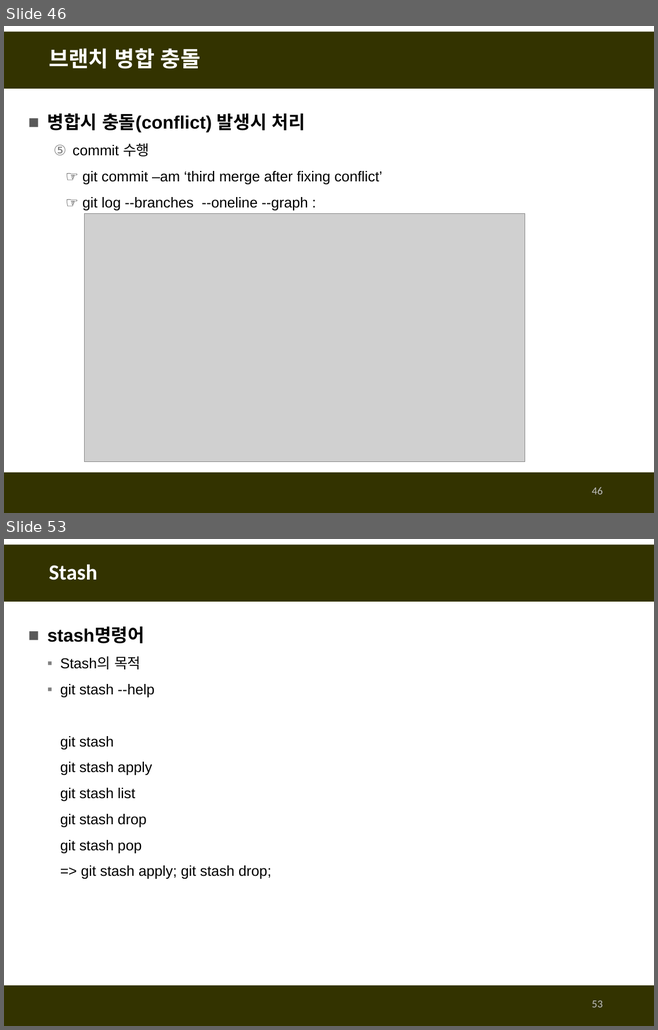
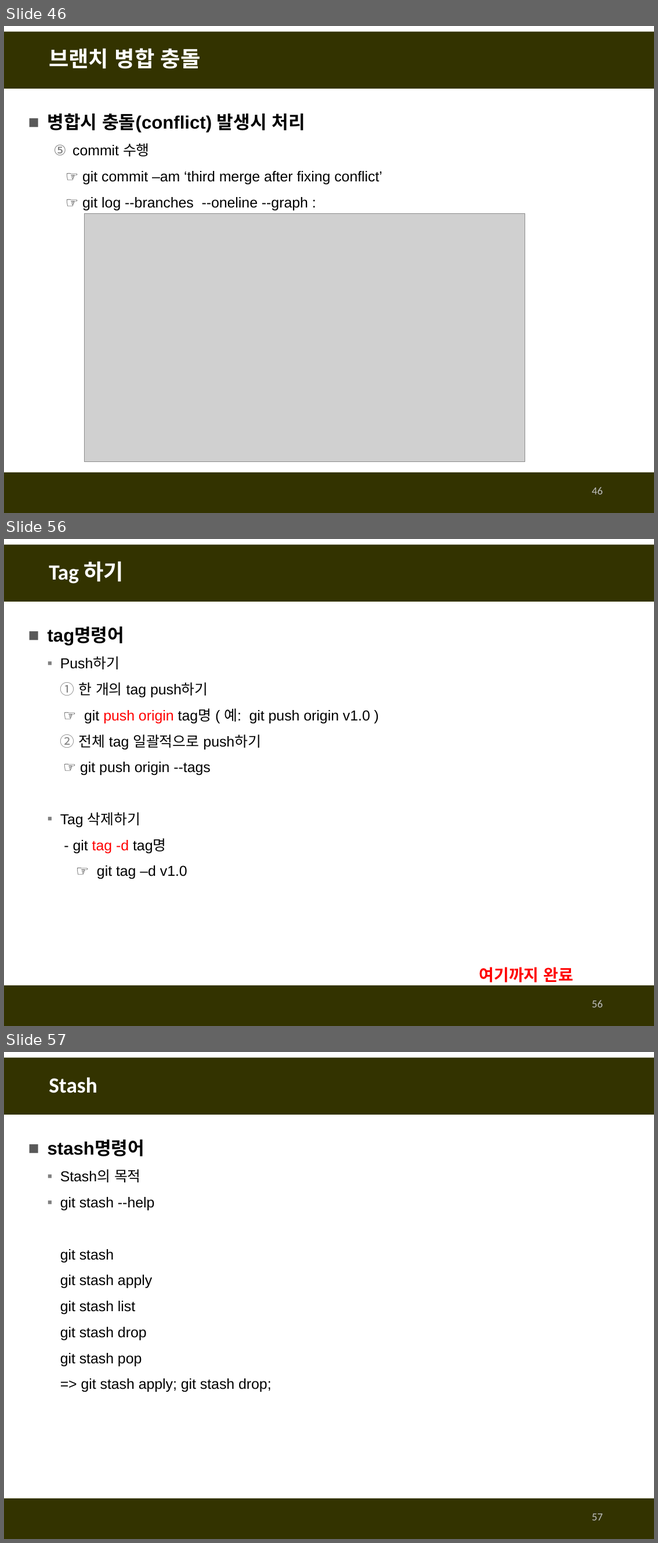
Before and after one commit to fasthill/github-lecture, a slide deck: git및github첫걸음.pptx. Shown one above the other, each under a label of ours: slides 46 and 53 before the commit, slides 46, 56 and 57 after it; the slides between them are not shown. The pictures are 658x1030 and 658x1543 pixels, drawn with LibreOffice and Linux fonts; fonts in the diff are those of the drawing; grey boxes stand for pictures. Boxes give left, top, right and bottom in pixels: in the first picture for what was removed or moved away, otherwise in the second. Text is boxed around its words. In the diff, an @@ line names an element or a change of style, - is before the commit and + after.

```diff
--- a/git및github첫걸음.pptx
+++ b/git및github첫걸음.pptx
@@ slide 56 added at box(4, 539, 654, 1026), background #FFFFFF; not listed: 2 template elements that a slide beside it also shows @@
@@ title added at box(49, 561, 124, 584), 24 pt, text #FFFFFF, bold @@
+Tag 하기
@@ text added at box(48, 628, 370, 879), 16 pt, text #000000 @@
+■ tag명령어
+  ▪ Push하기
+  1. 한 개의 tag push하기
+  ☞ git push origin tag명 ( 예: git push origin v1.0 )
+  2. 전체 tag 일괄적으로 push하기
+  ☞ git push origin --tags
+  ▪ Tag 삭제하기
+  - git tag -d tag명
+  ☞ git tag –d v1.0
@@ text added at box(478, 967, 573, 983), 18 pt, text #FF0000, bold @@
+여기까지 완료
@@ page number added at box(592, 1000, 603, 1008), 12 pt, text #BFBFBF @@
+56
@@ what was slide 53 is now slide 57 @@
@@ page number at box(592, 1514, 603, 1521): text changed @@
-53
+57
```
Also in this commit, not shown: 6 slides changed, 3 other slides added.
